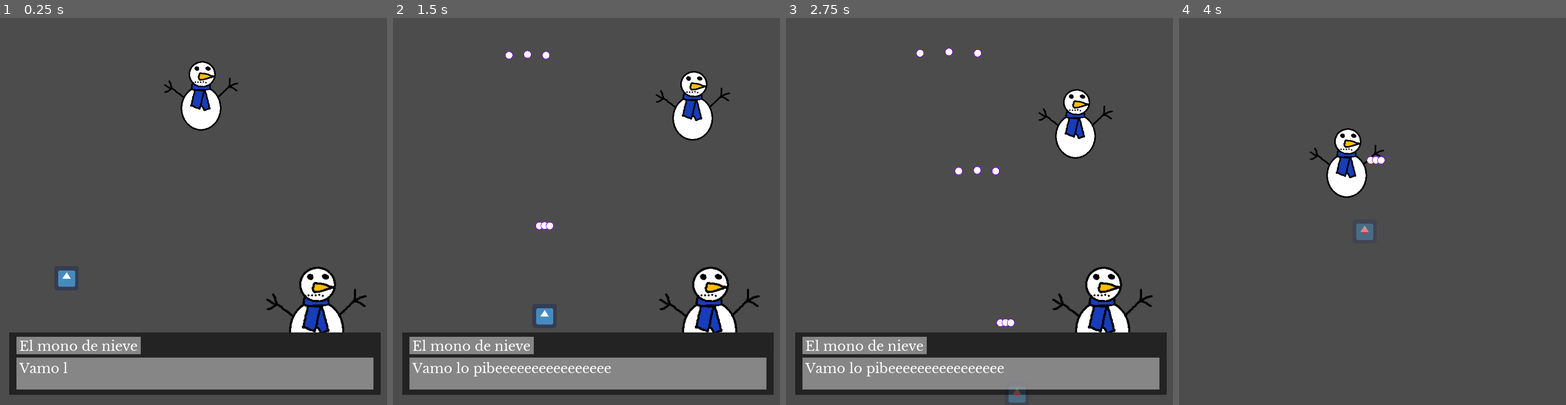
Above: before the commit, frames 1-4 (left to right).
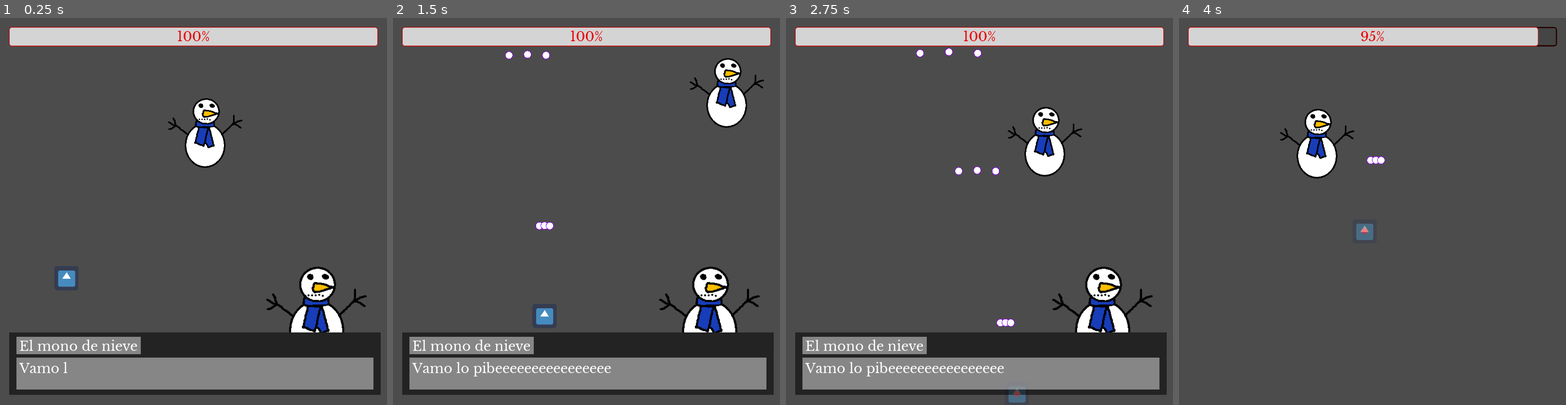
Above: after the commit, the same moments.

Repository: NicoJGutierrez/SmolElfBulletHell
Game: Godot game, scene res://scenes/TestScene.tscn
Two runs of this game, one before a commit and one after it. Both use one fixed random seed, a clock stepped at 60 frames per second and the inputs below. The engine's default icon, where the game draws it, is replaced by a stand-in: a white triangle on a blue panel in a dark square.
Inputs (mouse positions are in pixels of both pictures, inside the frame that each line leads up to):
- Up to frame 1 (0.25 s): no input
- Up to frame 2 (1.5 s): move the mouse to (671, 192) at 0.52 s; hold D (right) 0.53-1.28 s; hold Shift (run) 0.53-1.28 s; click (671, 192) at 0.67 s; move the mouse to (509, 230) at 1.27 s; hold S (down) from 1.28 s (still down); tap Shift (run) at 1.35 s
- Up to frame 3 (2.75 s): move the mouse to (1018, 126) at 2.02 s; release S (down) at 2.03 s; hold D (right) from 2.03 s (still down); hold Shift (run) from 2.03 s (still down)
- Up to frame 4 (4 s): move the mouse to (1353, 288) at 2.77 s; release D (right) at 2.78 s; release Shift (run) at 2.78 s; hold W (up) 2.78-3.53 s; tap Shift (run) at 2.85 s; click (1353, 288) at 2.92 s; move the mouse to (1488, 269) at 3.52 s; hold A (left) from 3.53 s (still down); hold Shift (run) from 3.53 s (still down)

The runs differ from the first frame. In frame 1, 7.1% of the frame differs, in the area x 2-98%, y 2-39%; in frame 2, 7.6%, in the area x 2-98%, y 2-32%; in frame 3, 7.5%; in frame 4, 7.3%.

Commit message:
feat: boss health

Diff:
--- a/objects/Boss.gd
+++ b/objects/Boss.gd
@@ -5,7 +5,7 @@
 var changing_path = false
 var destination : Vector2
 export var speed = 300
-
+export var life = 100
 
 # Called when the node enters the scene tree for the first time.
 func _ready():
@@ -18,6 +18,7 @@
 		var vector = (destination - self.position).normalized()
 		move_and_slide(vector * speed)
 
+
 func move_to(objective):
 	changing_path = true
 	destination = objective
@@ -25,3 +26,9 @@
 func stop():
 	self.position = Vector2(0,0)
 	changing_path = false
+
+
+
+func _on_Hurtbox_body_entered(body):
+	life -= body.damage
+	body.queue_free()
--- a/objects/Boss.tscn
+++ b/objects/Boss.tscn
@@ -1,13 +1,17 @@
-[gd_scene load_steps=5 format=2]
+[gd_scene load_steps=6 format=2]
 
 [ext_resource path="res://images/snowman.png" type="Texture" id=1]
 [ext_resource path="res://objects/Boss.gd" type="Script" id=2]
 
-[sub_resource type="CircleShape2D" id=1]
-radius = 59.0068
+[sub_resource type="CapsuleShape2D" id=3]
+radius = 49.0
+height = 78.0
 
 [sub_resource type="CircleShape2D" id=2]
 radius = 41.0122
+
+[sub_resource type="CircleShape2D" id=1]
+radius = 59.0068
 
 [node name="Boss" type="KinematicBody2D"]
 script = ExtResource( 2 )
@@ -17,10 +21,21 @@
 texture = ExtResource( 1 )
 
 [node name="CollisionShape2D" type="CollisionShape2D" parent="."]
+position = Vector2( -1, -12 )
+shape = SubResource( 3 )
+disabled = true
+
+[node name="Hurtbox" type="Area2D" parent="."]
+collision_layer = 0
+collision_mask = 2
+
+[node name="CollisionShape2D2" type="CollisionShape2D" parent="Hurtbox"]
+position = Vector2( 2, -68 )
+shape = SubResource( 2 )
+
+[node name="CollisionShape2D" type="CollisionShape2D" parent="Hurtbox"]
 position = Vector2( 0, 21 )
 scale = Vector2( 1, 1.12 )
 shape = SubResource( 1 )
 
-[node name="CollisionShape2D2" type="CollisionShape2D" parent="."]
-position = Vector2( 2, -68 )
-shape = SubResource( 2 )
+[connection signal="body_entered" from="Hurtbox" to="." method="_on_Hurtbox_body_entered"]
--- a/objects/Player.tscn
+++ b/objects/Player.tscn
@@ -23,10 +23,12 @@
 [node name="player" type="KinematicBody2D"]
 script = ExtResource( 2 )
 
-[node name="Hurtbox" type="CollisionShape2D" parent="."]
+[node name="Area2D" type="Area2D" parent="."]
+
+[node name="Hurtbox" type="CollisionShape2D" parent="Area2D"]
 shape = SubResource( 4 )
 
-[node name="HurtboxSprite" type="Sprite" parent="Hurtbox"]
+[node name="HurtboxSprite" type="Sprite" parent="Area2D/Hurtbox"]
 modulate = Color( 0.905882, 0, 0, 1 )
 position = Vector2( 0, -2.98023e-07 )
 scale = Vector2( 0.0270727, 0.0270728 )
--- a/objects/PlayerLazer.gd
+++ b/objects/PlayerLazer.gd
@@ -17,7 +17,7 @@
 #		print(event.pressed)
 
 
-func _physics_process(delta):
+func _physics_process(_delta):
 	var cast_point := cast_to
 	force_raycast_update()
 
--- a/objects/bullet.gd
+++ b/objects/bullet.gd
@@ -5,6 +5,7 @@
 export var tiempo_de_vida = 5
 export var velocidad_inicial = 200
 export var roce = 1
+export var damage = 1
 
 
 func _ready():
--- a/objects/bullet.tscn
+++ b/objects/bullet.tscn
@@ -5,7 +5,9 @@
 
 [sub_resource type="CircleShape2D" id=1]
 
-[node name="bullet" type="RigidBody2D"]
+[node name="bullet" type="RigidBody2D" groups=["bodi"]]
+collision_layer = 2
+collision_mask = 0
 linear_damp = 1.0
 angular_damp = 1.0
 script = ExtResource( 2 )
@@ -23,4 +25,3 @@
 
 [node name="CollisionShape2D" type="CollisionShape2D" parent="."]
 shape = SubResource( 1 )
-disabled = true
--- a/scenes/BossLair.gd
+++ b/scenes/BossLair.gd
@@ -6,6 +6,7 @@
 var changing_path = false
 
 onready var boss = get_node("Path1/PathFollow/Boss")
+onready var progress_bar = get_node("../UI/ProgressBar")
 onready var children = get_children()
 var current_path = 1
 var next_path = current_path + 1
@@ -38,7 +39,7 @@
 	if changing_path:
 		var objective = children[next_path - 1].get_child(0).position
 		boss.move_to(objective)
-		if boss.position.distance_to(children[next_path - 1].get_child(0).position) <= 7:
+		if boss.position.distance_to(children[next_path - 1].get_child(0).position) <= 5:
 			self.remove_child(boss)
 			children[next_path - 1].get_child(0).add_child(boss)
 			current_path = next_path
@@ -46,3 +47,5 @@
 			changing_path = false
 	else:
 		change_path_time -= delta
+
+	progress_bar.value = boss.life
--- a/scenes/TestScene.tscn
+++ b/scenes/TestScene.tscn
@@ -1,8 +1,9 @@
-[gd_scene load_steps=12 format=2]
+[gd_scene load_steps=13 format=2]
 
 [ext_resource path="res://objects/Player.tscn" type="PackedScene" id=1]
 [ext_resource path="res://images/BorderedSquare.png" type="Texture" id=2]
 [ext_resource path="res://scenes/BossLair.gd" type="Script" id=3]
+[ext_resource path="res://snowmantheme.tres" type="Theme" id=4]
 [ext_resource path="res://objects/Boss.tscn" type="PackedScene" id=5]
 [ext_resource path="res://scenes/Follower.gd" type="Script" id=6]
 [ext_resource path="res://images/snowman portait.png" type="Texture" id=7]
@@ -14,12 +15,12 @@
 
 [sub_resource type="Curve2D" id=3]
 _data = {
-"points": PoolVector2Array( 0, 0, 0, 0, 520, 144, 0, 0, 0, 0, 552, 336, 0, 0, 0, 0, 952, 184, 0, 0, 0, 0, 512, 440, 0, 0, 0, 0, 144, 200, 0, 0, 0, 0, 472, 336, 0, 0, 0, 0, 520, 144 )
+"points": PoolVector2Array( 0, 0, 0, 0, 512, 248, 0, 0, 0, 0, 552, 336, 0, 0, 0, 0, 952, 184, 0, 0, 0, 0, 512, 440, 0, 0, 0, 0, 144, 200, 0, 0, 0, 0, 472, 336, 0, 0, 0, 0, 512, 248 )
 }
 
 [sub_resource type="Curve2D" id=4]
 _data = {
-"points": PoolVector2Array( 0, 0, 0, 0, 128, 200, 0, 0, 0, 0, 952, 192, 0, 0, 0, 0, 712, 296, 0, 0, 0, 0, 960, 392, 0, 0, 0, 0, 136, 384, 0, 0, 0, 0, 376, 304, 0, 0, 0, 0, 128, 200 )
+"points": PoolVector2Array( 0, 0, 0, 0, 128, 200, 0, 0, 0, 0, 952, 192, 0, 0, 0, 0, 712, 296, 0, 0, 0, 0, 960, 392, 0, 0, 0, 0, 136, 384, 0, 0, 0, 0, 376, 304, 0, 0, 0, 0, 128, 200, 0, 0, 0, 0, 952, 192 )
 }
 
 [node name="TestScene" type="Node2D"]
@@ -62,7 +63,7 @@
 curve = SubResource( 3 )
 
 [node name="PathFollow" type="PathFollow2D" parent="BossLair/Path1"]
-position = Vector2( 520, 144 )
+position = Vector2( 512, 248 )
 rotate = false
 script = ExtResource( 6 )
 __meta__ = {
@@ -76,7 +77,7 @@
 curve = SubResource( 4 )
 
 [node name="PathFollow" type="PathFollow2D" parent="BossLair/Path2"]
-position = Vector2( 520, 144 )
+position = Vector2( 128, 200 )
 rotate = false
 script = ExtResource( 6 )
 __meta__ = {
@@ -143,3 +144,13 @@
 scroll_active = false
 
 [node name="Timer" type="Timer" parent="UI/DialogBox"]
+
+[node name="ProgressBar" type="ProgressBar" parent="UI"]
+margin_left = 24.0
+margin_top = 24.0
+margin_right = 1000.0
+margin_bottom = 72.0
+theme = ExtResource( 4 )
+step = 0.1
+value = 100.0
+rounded = true
--- /dev/null
+++ b/snowmantheme.tres
@@ -0,0 +1,33 @@
+[gd_resource type="Theme" load_steps=4 format=2]
+
+[ext_resource path="res://fonts/FuenteSnowman.tres" type="DynamicFont" id=1]
+
+[sub_resource type="StyleBoxFlat" id=1]
+bg_color = Color( 0.27451, 0.27451, 0.27451, 1 )
+border_width_left = 3
+border_width_top = 3
+border_width_right = 3
+border_width_bottom = 3
+border_color = Color( 0.14902, 0, 0, 1 )
+corner_radius_top_left = 7
+corner_radius_top_right = 7
+corner_radius_bottom_right = 7
+corner_radius_bottom_left = 7
+
+[sub_resource type="StyleBoxFlat" id=2]
+bg_color = Color( 0.835294, 0.835294, 0.835294, 1 )
+border_width_left = 2
+border_width_top = 2
+border_width_right = 2
+border_width_bottom = 2
+border_color = Color( 0.776471, 0.129412, 0.129412, 1 )
+corner_radius_top_left = 7
+corner_radius_top_right = 7
+corner_radius_bottom_right = 7
+corner_radius_bottom_left = 7
+
+[resource]
+default_font = ExtResource( 1 )
+ProgressBar/colors/font_color = Color( 0.92549, 0, 0, 1 )
+ProgressBar/styles/bg = SubResource( 1 )
+ProgressBar/styles/fg = SubResource( 2 )
